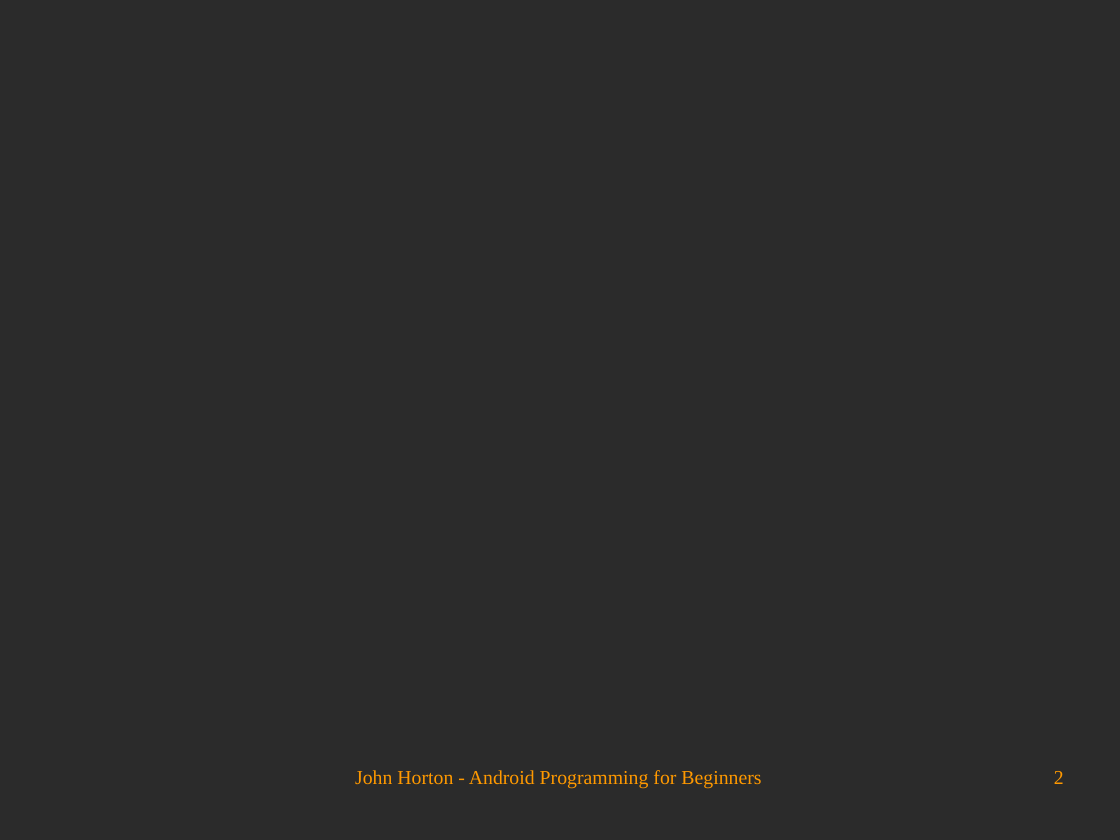
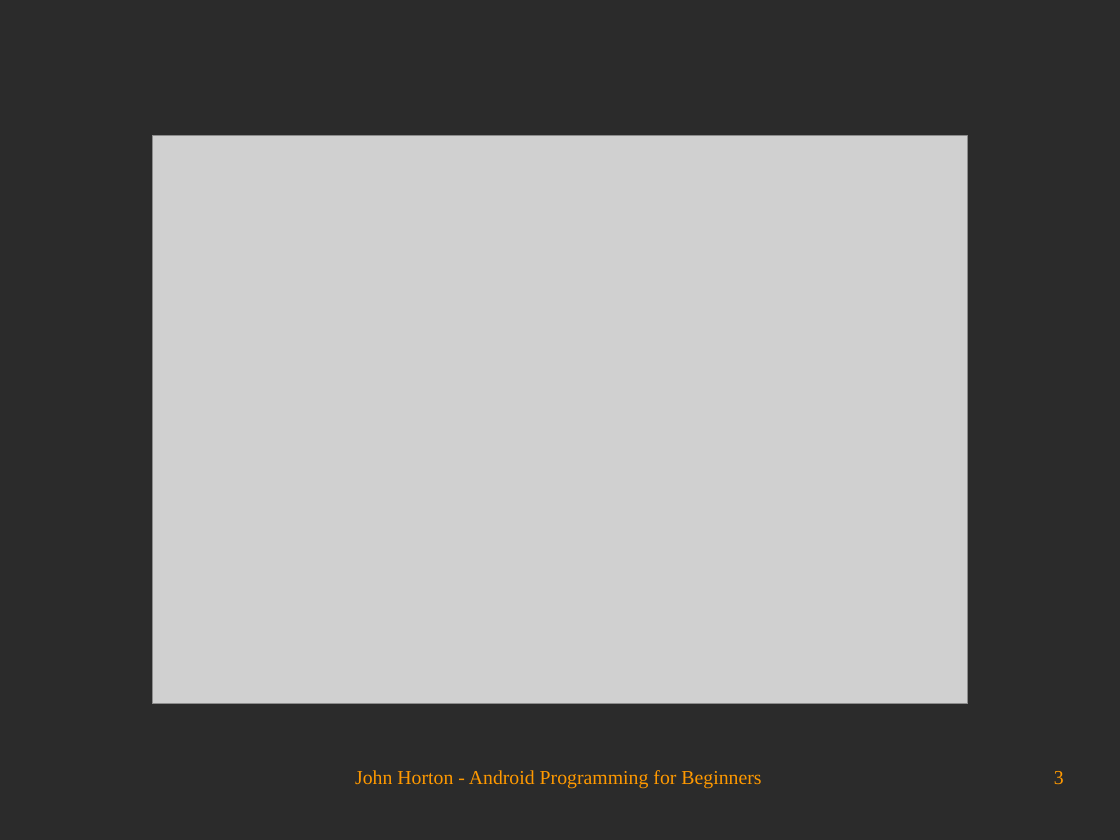
Before and after one commit to Academy-Soft-Intellect/Android-Programming-for-Beginners, a slide deck: slide 3 of 05_Real_World_Layouts.odp (slide 2 before the commit). Drawn at 1120x840 pixels with LibreOffice and Linux fonts; fonts in the diff are those of the drawing; grey boxes stand for pictures; background and template pictures are left out; a plain dark background stands for a picture behind light text. Boxes give left, top, right and bottom in pixels: in the first picture for what was removed or moved away, otherwise in the second. Text is boxed around its words. In the diff, an @@ line names an element or a change of style, - is before the commit and + after.

```diff
--- a/05_Real_World_Layouts.odp
+++ b/05_Real_World_Layouts.odp
@@ picture added at [152, 136, 969, 704] @@
@@ page number at [1054, 771, 1064, 784]: text changed @@
-2
+3
```
Also in this commit, not shown: 1 other slide changed, 8 slides added.
